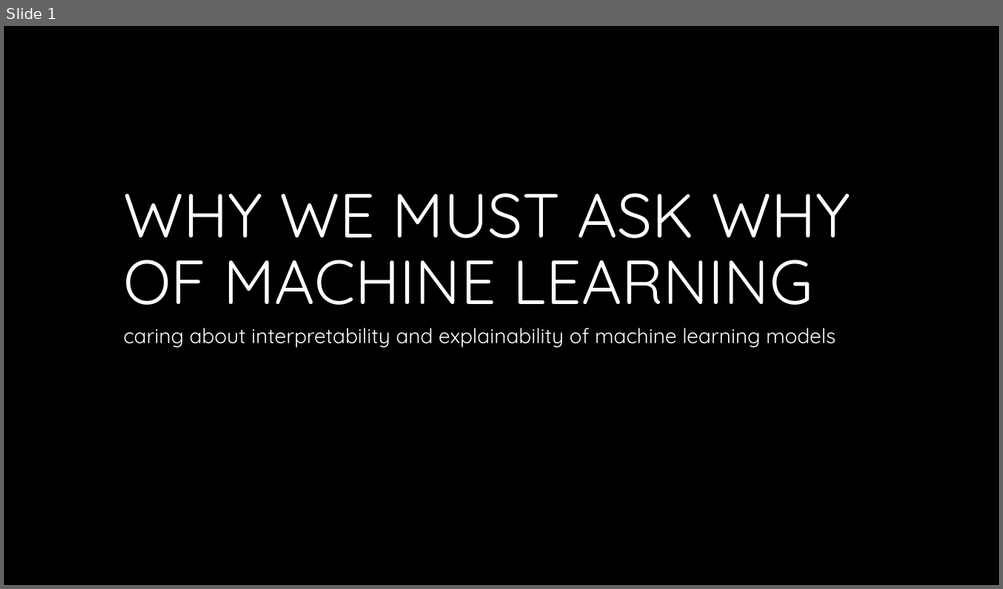
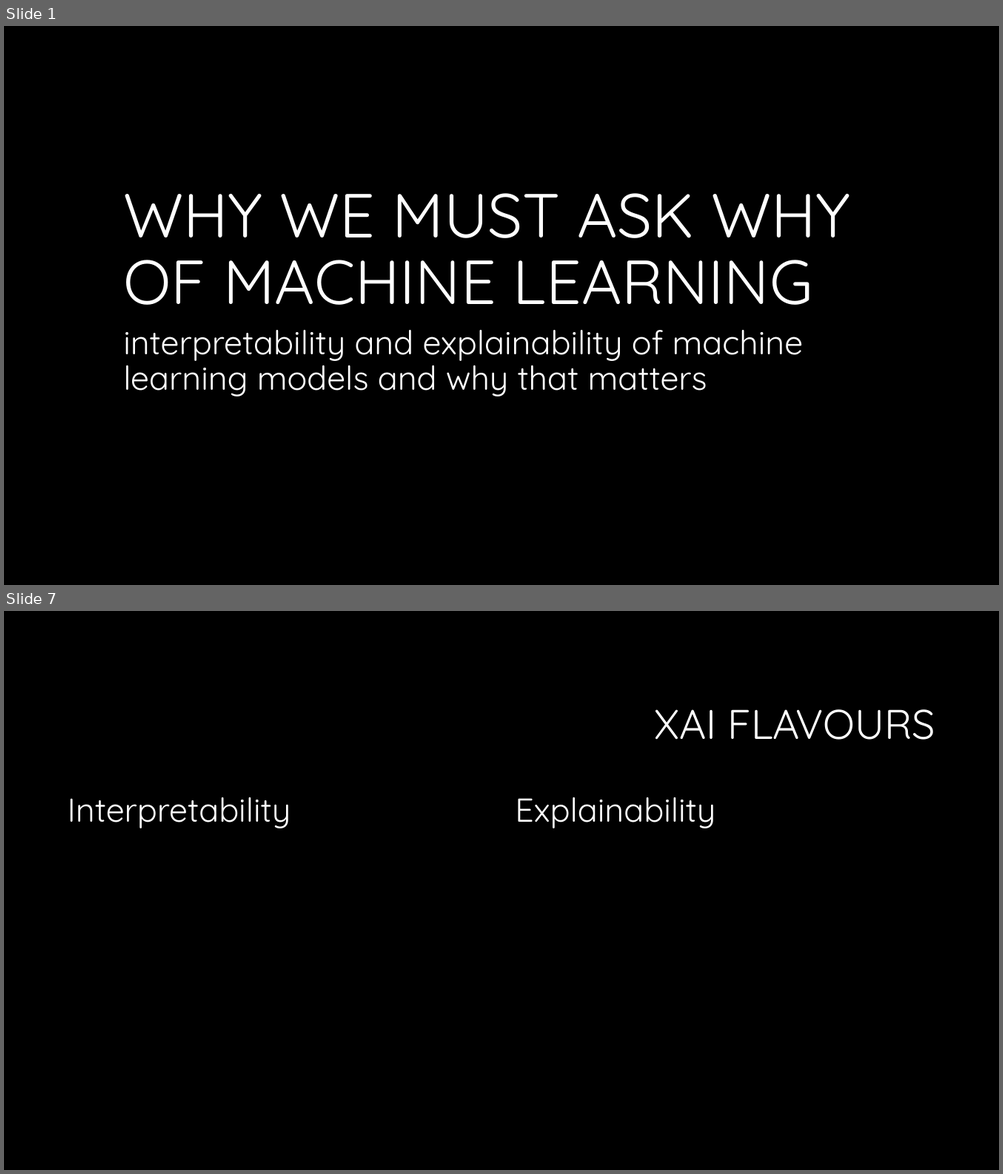
Before and after one commit to newmancodes/why-we-must-ask-why-of-machine-learning, a slide deck: Why We Must Ask Why of Machine Learning.pptx. Shown one above the other, each under a label of ours: slide 1 before the commit, slides 1 and 7 after it; the slides between them are not shown. The pictures are 1003x589 and 1003x1174 pixels, drawn with LibreOffice and Linux fonts; fonts in the diff are those of the drawing; background and template pictures are left out. Boxes give left, top, right and bottom in pixels: in the first picture for what was removed or moved away, otherwise in the second. Text is boxed around its words. In the diff, an @@ line names an element or a change of style, - is before the commit and + after.

```diff
--- a/Why We Must Ask Why of Machine Learning.pptx
+++ b/Why We Must Ask Why of Machine Learning.pptx
@@ slide 7 added at box(4, 611, 999, 1170), background #000000 @@
@@ title added at box(654, 709, 936, 740), 40 pt, text #FFFFFF @@
+XAI FLAVOURS
@@ text added at box(68, 797, 291, 829), 32 pt, text #FFFFFF @@
+Interpretability
@@ text added at box(515, 797, 715, 829), 32 pt, text #FFFFFF @@
+Explainability
@@ slide 1 changed as well @@
@@ subtitle at box(123, 330, 803, 397): text changed; size 20 to 32 pt @@
-caring about interpretability and explainability of machine learning models
+interpretability and explainability of machine learning models and why that matters
```
Also in this commit, not shown: 5 other slides added, 1 slide removed.
